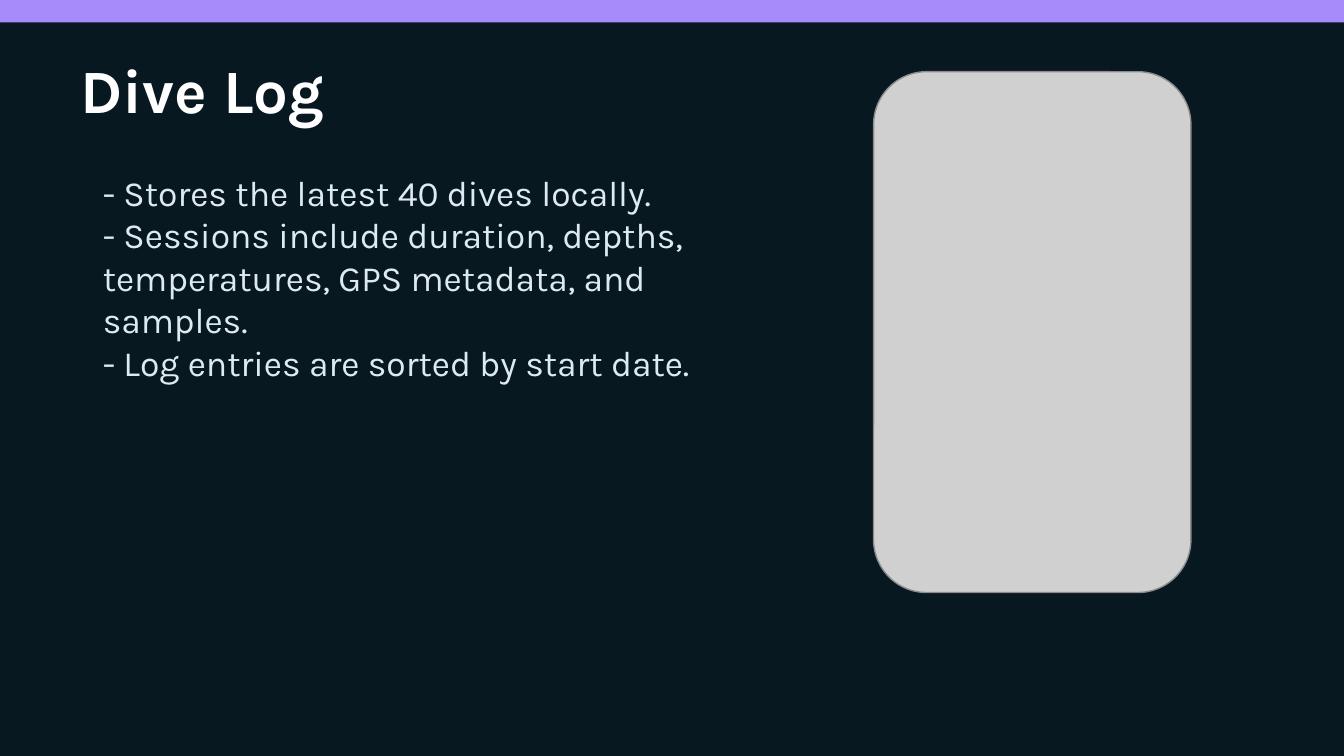
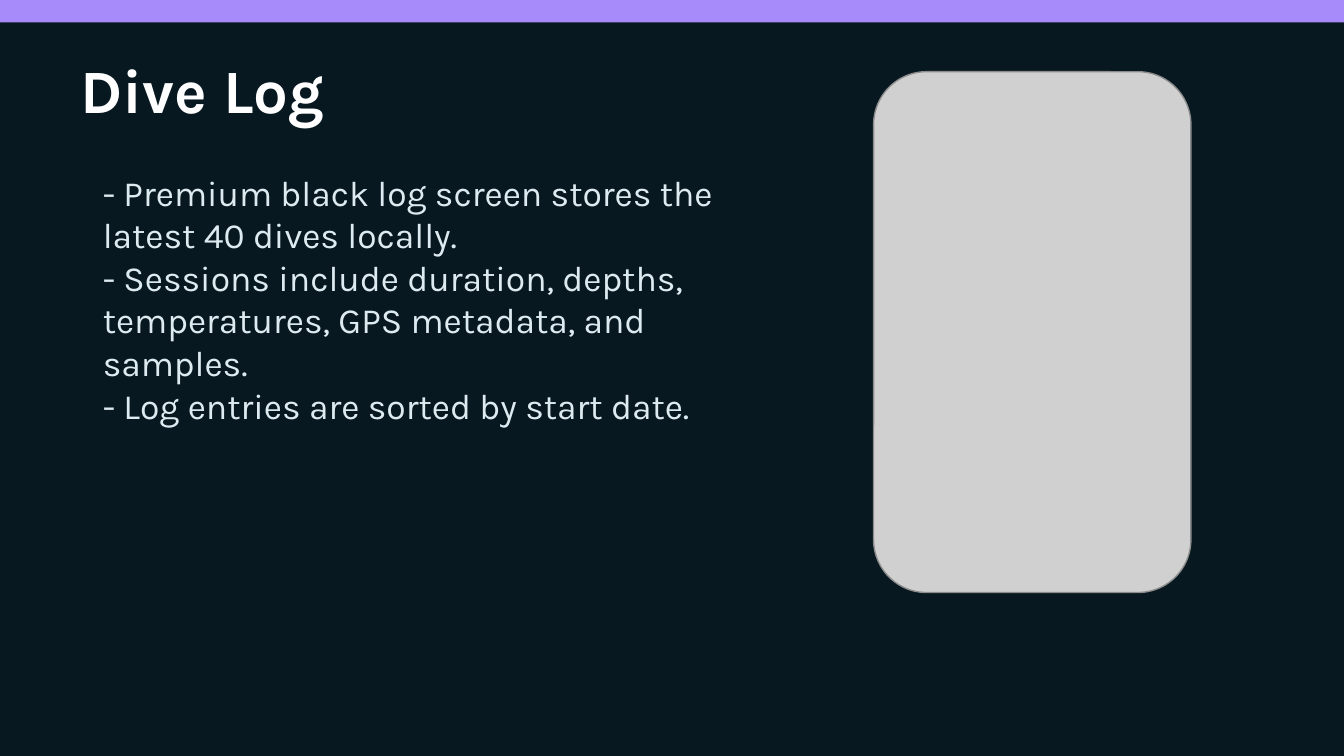
Before and after one commit to egopfe/DirDiving-App, a slide deck: slide 7 of DIR_DIVING_Full_Feature_Presentation.pptx. Drawn at 1344x756 pixels with LibreOffice and Linux fonts; fonts in the diff are those of the drawing; grey boxes stand for pictures. Boxes give left, top, right and bottom in pixels: in the first picture for what was removed or moved away, otherwise in the second. Text is boxed around its words. In the diff, an @@ line names an element or a change of style, - is before the commit and + after.

Commit message:
Document premium UI across branches

```diff
--- a/DIR_DIVING_Full_Feature_Presentation.pptx
+++ b/DIR_DIVING_Full_Feature_Presentation.pptx
@@ text at [103, 181, 713, 257]: text changed @@
-- Stores the latest 40 dives locally.
+- Premium black log screen stores the latest 40 dives locally.
```
Also in this commit, not shown: 5 other slides changed, 3 other files.
